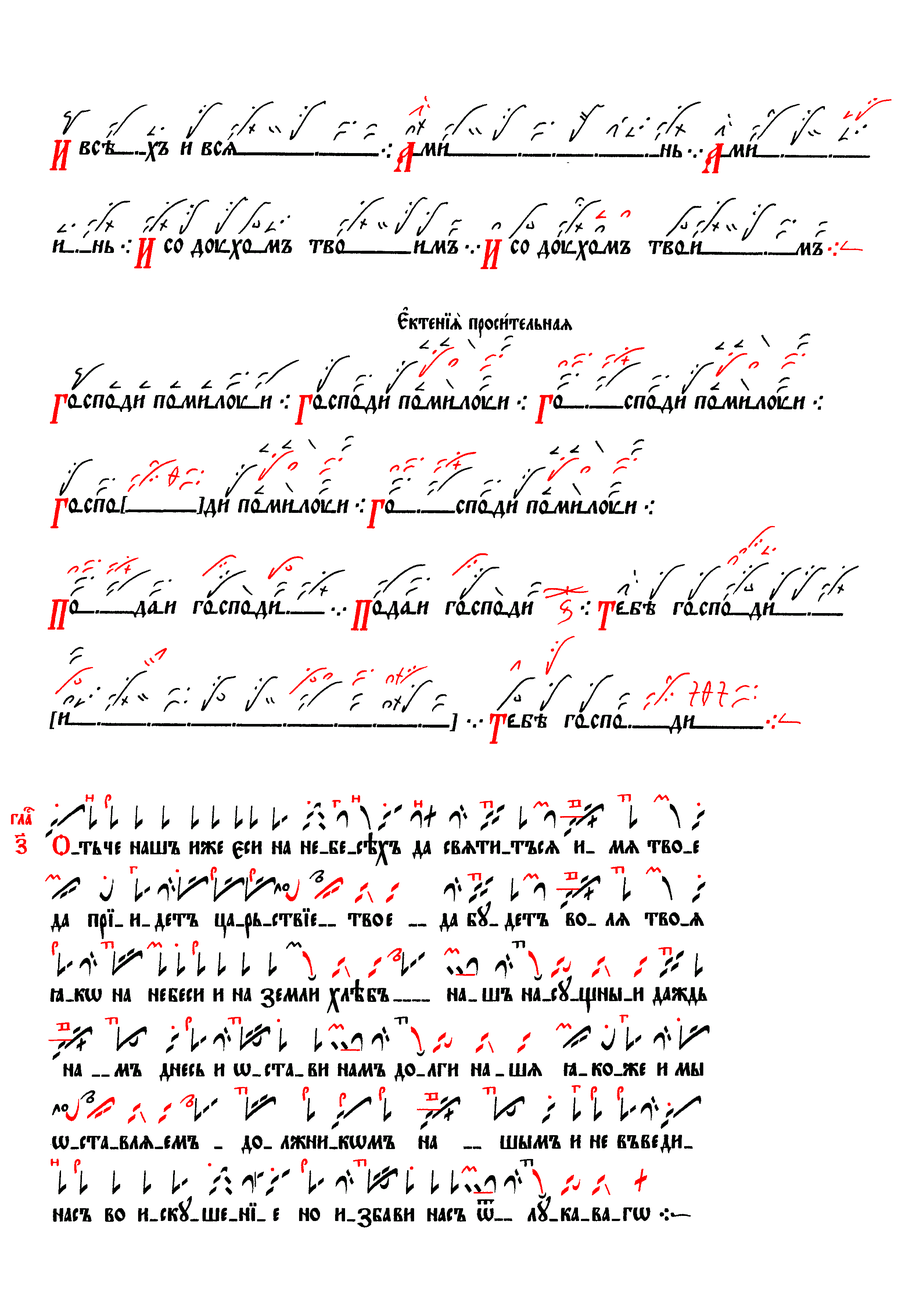
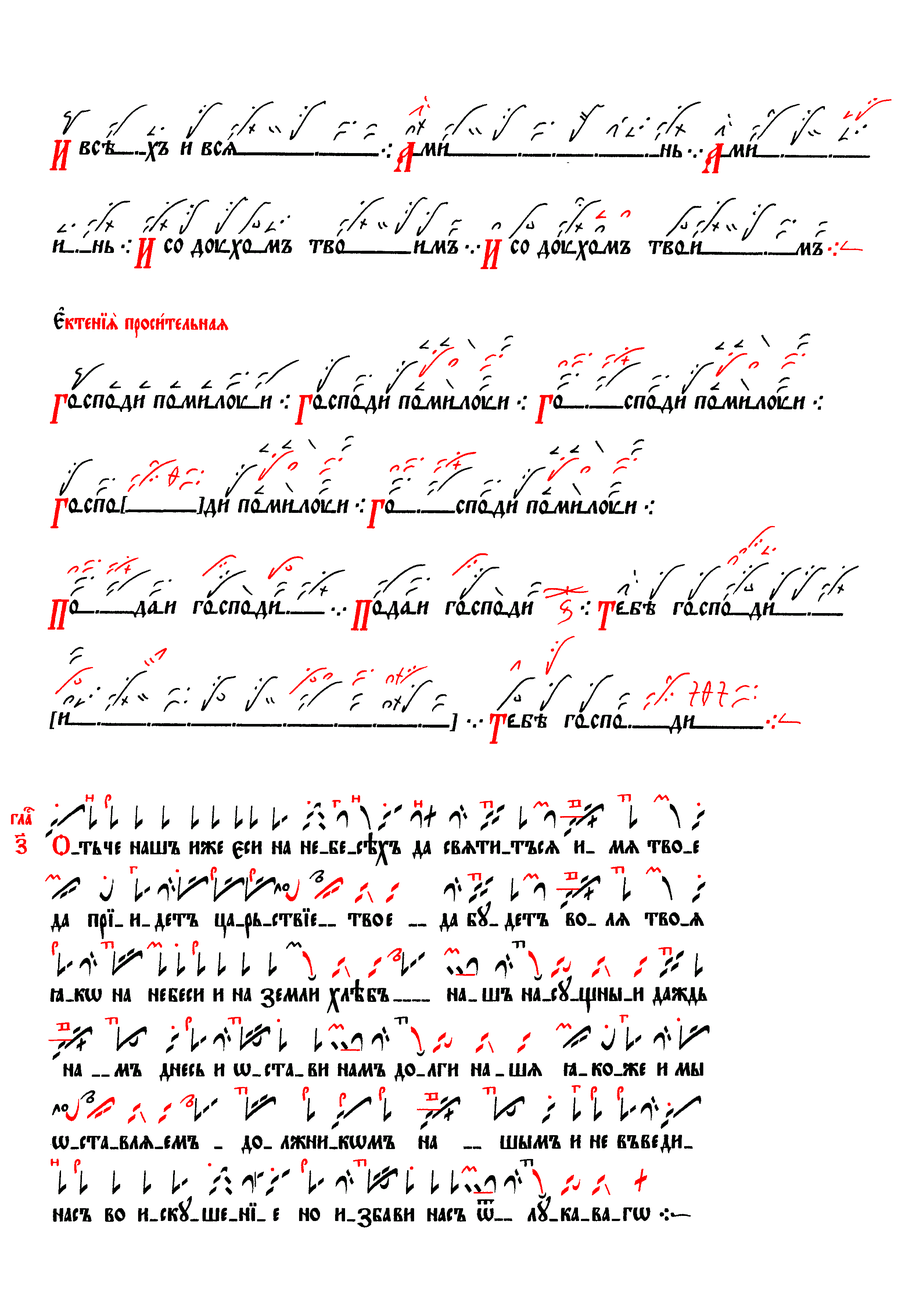
Layered file, before and after one edit (923x1304). Changes by layer:
painted on "Чернила" over <box>53,307,572,338</box>
